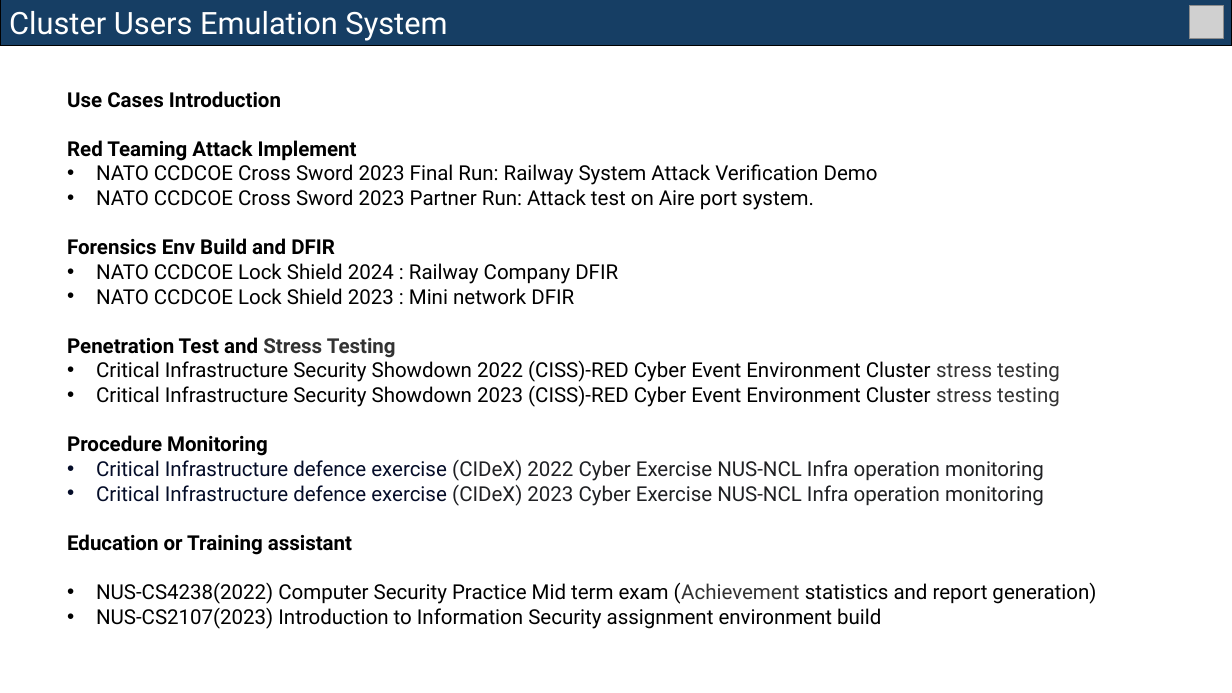
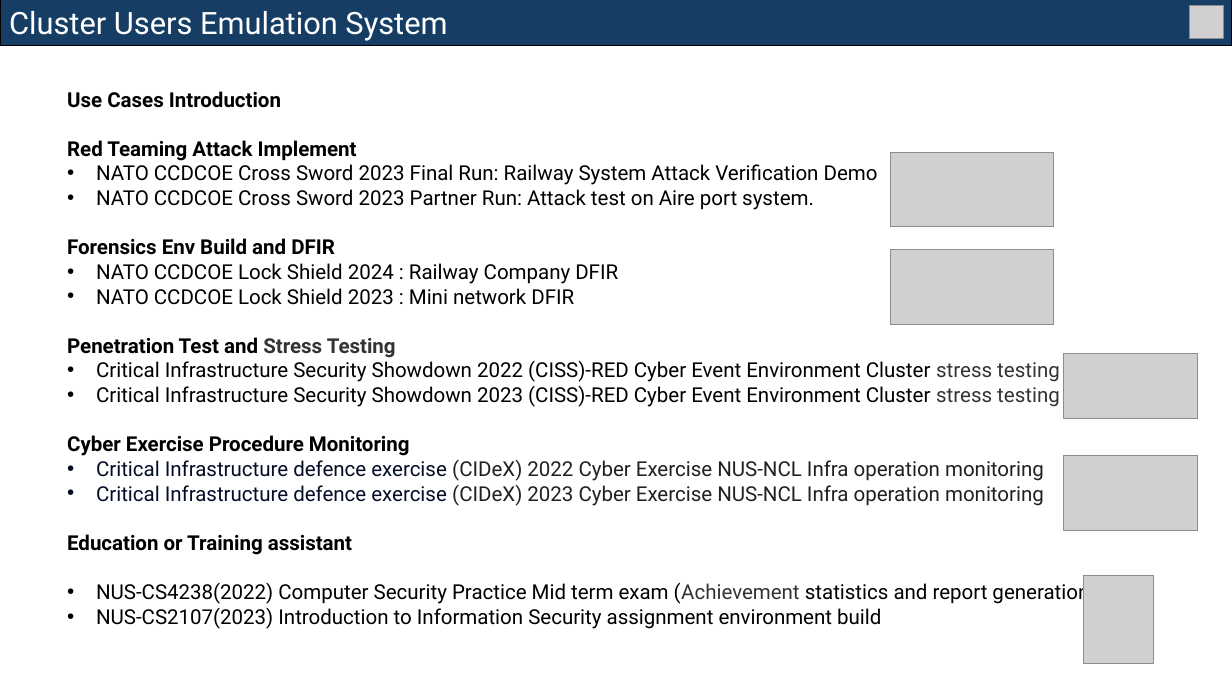
Before and after one commit to LiuYuancheng/Cluster_User_Emulation_System, a slide deck: slide 5 of doc/Introduction.pptx. Drawn at 1232x693 pixels with LibreOffice and Linux fonts; fonts in the diff are those of the drawing; grey boxes stand for pictures. Boxes give left, top, right and bottom in pixels: in the first picture for what was removed or moved away, otherwise in the second. Text is boxed around its words. In the diff, an @@ line names an element or a change of style, - is before the commit and + after.

```diff
--- a/doc/Introduction.pptx
+++ b/doc/Introduction.pptx
@@ picture added at bbox=[890, 152, 1054, 226] @@
@@ picture added at bbox=[890, 250, 1054, 323] @@
@@ picture added at bbox=[1064, 354, 1199, 419] @@
@@ text at bbox=[67, 435, 410, 456]: text changed @@
-Procedure Monitoring
+Cyber Exercise Procedure Monitoring
@@ picture added at bbox=[1064, 455, 1199, 530] @@
@@ picture added at bbox=[1084, 576, 1153, 665] @@
```
Also in this commit, not shown: 3 other slides changed, 3 other files.
